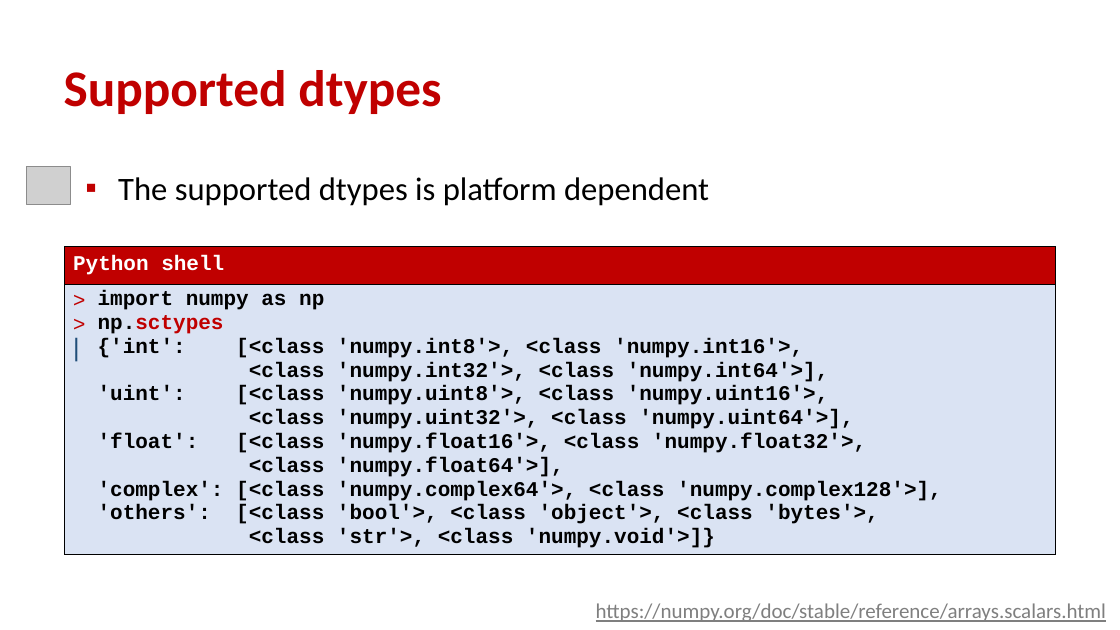
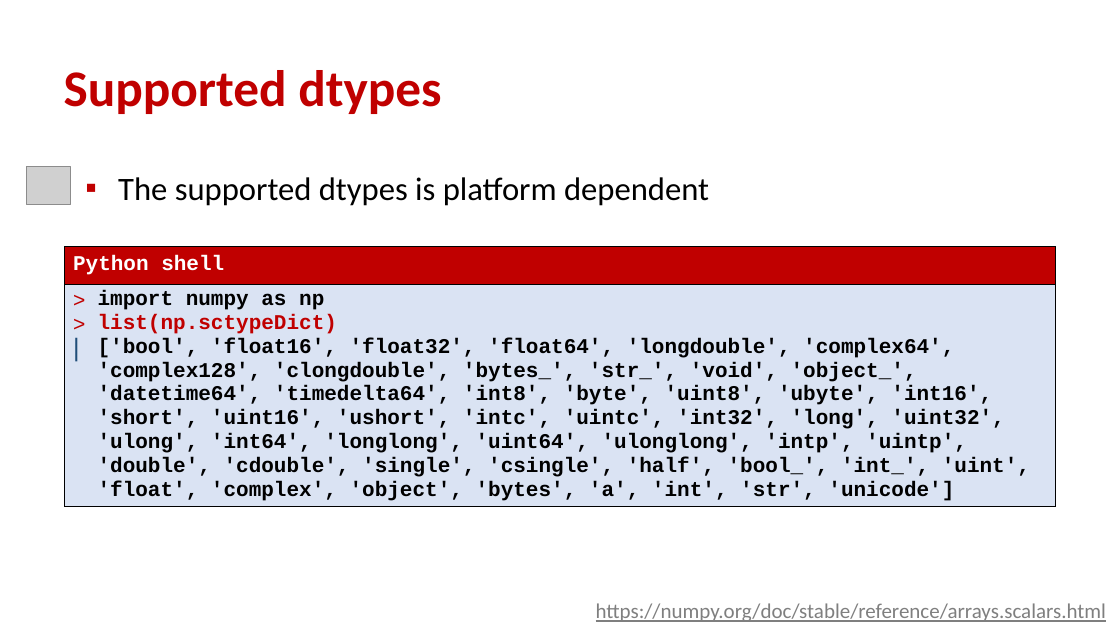
Before and after one commit to gsbrodal/gsbrodal.github.io, a slide deck: slide 9 of ipsa/slides/numpy.pptx. Drawn at 1120x630 pixels with LibreOffice and Linux fonts; fonts in the diff are those of the drawing; grey boxes stand for pictures. Boxes give left, top, right and bottom in pixels: in the first picture for what was removed or moved away, otherwise in the second. Text is boxed around its words. In the diff, an @@ line names an element or a change of style, - is before the commit and + after.

Commit message:
all-slides.pdf code.zip numpy.pdf numpy.pptx optimization.pdf optimization.pptx

```diff
--- a/ipsa/slides/numpy.pptx
+++ b/ipsa/slides/numpy.pptx
@@ table at [65,247,1055,519] @@
-row 2, column 1: import numpy as np / np.sctypes / {'int': [<class 'numpy.int8'>, <class 'numpy.int16'>, <class 'numpy.int32'>, <class 'numpy.int64'>], 'uint': [<class 'numpy.uint8'>, <class 'numpy.uint16'>, <class 'numpy.uint32'>, <class 'numpy.uint64'>], 'float': [<class 'numpy.float16'>, <class 'numpy.float32'>, <class 'numpy.float64'>], 'complex': [<class 'numpy.complex64'>, <class 'numpy.complex128'>], 'others': [<class 'bool'>, <class 'object'>, <class 'bytes'>, <class 'str'>, <class 'numpy.void'>]}
+row 2, column 1: import numpy as np / list(np.sctypeDict) / ['bool', 'float16', 'float32', 'float64', 'longdouble', 'complex64', 'complex128', 'clongdouble', 'bytes_', 'str_', 'void', 'object_', 'datetime64', 'timedelta64', 'int8', 'byte', 'uint8', 'ubyte', 'int16', 'short', 'uint16', 'ushort', 'intc', 'uintc', 'int32', 'long', 'uint32', 'ulong', 'int64', 'longlong', 'uint64', 'ulonglong', 'intp', 'uintp', 'double', 'cdouble', 'single', 'csingle', 'half', 'bool_', 'int_', 'uint', 'float', 'complex', 'object', 'bytes', 'a', 'int', 'str', 'unicode']
```
Also in this commit, not shown: 2 other slides changed, 5 other files.
